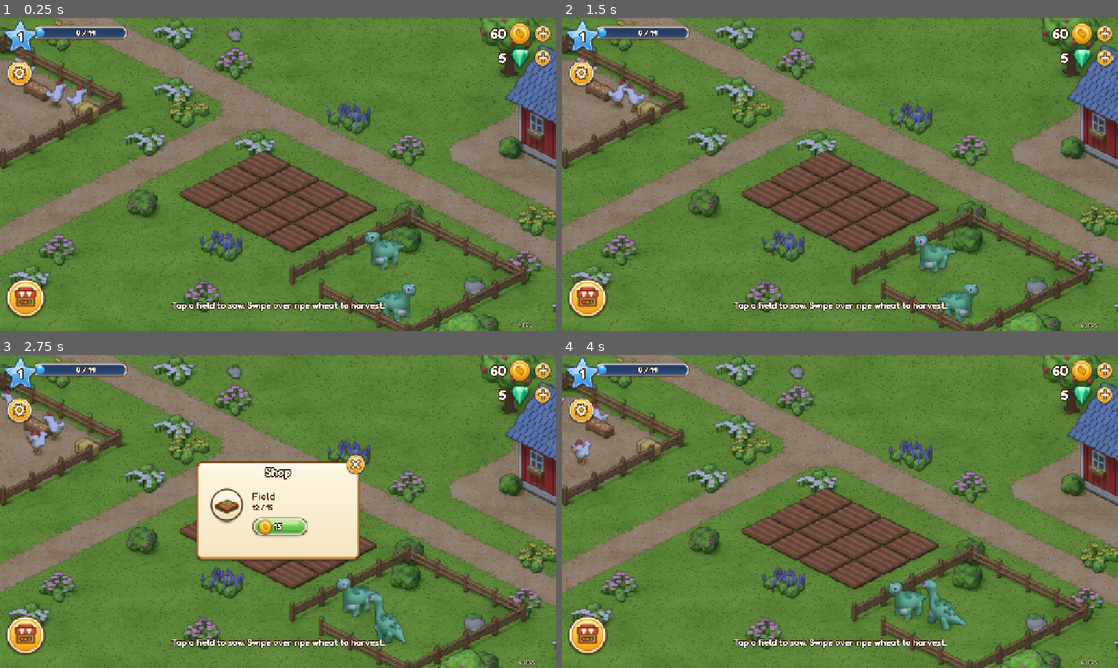
Above: before the commit, frames 1-4 (two rows, left to right).
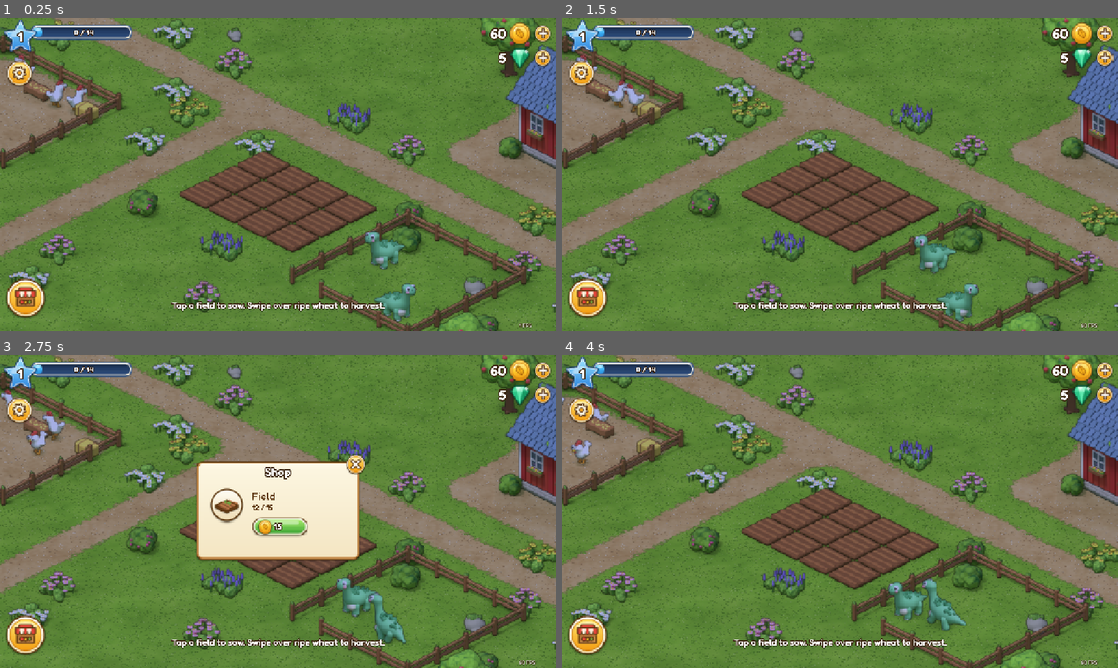
Above: after the commit, the same moments.

Repository: fuchsroman90-collab/mossglen
Game: Godot game, scene res://scenes/main.tscn
The game is run twice, just before and just after one commit, with the same random seed, the same clock (stepped at 60 frames per second) and the same inputs.
Inputs (mouse positions are in pixels of both pictures, inside the frame that each line leads up to):
- Up to frame 1 (0.25 s): no input
- Up to frame 2 (1.5 s): click (1106, 33) at 0.52 s; click (1106, 58) at 1.27 s
- Up to frame 3 (2.75 s): click (27, 636) at 2.02 s
- Up to frame 4 (4 s): click (917, 464) at 2.77 s; click (1106, 370) at 3.52 s

The runs differ from the first frame. In frame 1, 0.5% of the frame differs, in the area x 5-24%, y 2-8%; in frame 2, 0.5%; in frame 3, 0.5%; in frame 4, 0.5%.

Commit message:
HUD: XP bar frame as one fixed piece, star tip reaches into the bar (Roman's reference)
Co-Authored-By: Claude Opus 5.5 <noreply@anthropic.com>
Claude-Session: https://claude.ai/code/session_01Jw21y5TMccxLT7rHXz4Yh3

Diff:
--- a/game/scripts/hud.gd
+++ b/game/scripts/hud.gd
@@ -37,8 +37,12 @@
 var _info_t := 0.0
 var _toasts: Control
 
-const XP_X := 150.0
-const XP_W := 440.0
+## Level star at STAR_POS; its right tip (in star.png pixels) defines where the XP bar starts.
+const STAR_POS := Vector2(14, 4)
+const STAR_TIP := Vector2(148.5, 62.0)
+const XP_W := 470.0
+const XP_H := 72.0
+const XP_TUCK := 24.0  ## how far the star tip reaches into the bar
 
 
 func _ready() -> void:
@@ -49,25 +53,28 @@
 	get_viewport().size_changed.connect(_fit)
 	_fit()
 
-	# XP bar with the level star overlapping its left end
-	var back := _patch("bar_back.png", 32, 30)
-	back.position = Vector2(XP_X, 34)
-	back.size = Vector2(XP_W, 68)
-	_root.add_child(back)
+	# XP bar and level star as one unit: the star's right tip reaches into the bar's left end
+	var tip := STAR_POS + STAR_TIP
+	var xp := Control.new()
+	xp.mouse_filter = Control.MOUSE_FILTER_IGNORE
+	xp.position = Vector2(tip.x - XP_TUCK, tip.y - XP_H / 2).round()
+	_root.add_child(xp)
+	var frame := _tex("xp_frame.png")
+	xp.add_child(frame)
 	_xp_fill = _patch("bar_fill.png", 20, 18)
-	_xp_fill.position = Vector2(XP_X + 13, 47)
-	_xp_fill.size = Vector2(40, 42)
-	_root.add_child(_xp_fill)
+	_xp_fill.position = Vector2(13, 14)
+	_xp_fill.size = Vector2(44, 44)
+	xp.add_child(_xp_fill)
 	_xp_label = _label("", 36)
-	_xp_label.position = Vector2(XP_X + 60, 32)
-	_xp_label.size = Vector2(XP_W - 70, 70)
+	_xp_label.position = Vector2(XP_TUCK + 10, 0)
+	_xp_label.size = Vector2(XP_W - XP_TUCK - 20, XP_H)
 	_xp_label.horizontal_alignment = HORIZONTAL_ALIGNMENT_CENTER
-	_root.add_child(_xp_label)
+	xp.add_child(_xp_label)
 	var star := _tex("star.png")
-	star.position = Vector2(14, 4)
+	star.position = STAR_POS
 	_root.add_child(star)
 	_level_label = _label(str(Game.level), 62)
-	_level_label.position = Vector2(14, 34)
+	_level_label.position = STAR_POS + Vector2(0, 30)
 	_level_label.size = Vector2(160, 100)
 	_level_label.horizontal_alignment = HORIZONTAL_ALIGNMENT_CENTER
 	_root.add_child(_level_label)
@@ -154,7 +161,8 @@
 
 
 func _on_xp(xp: int, needed: int, level: int) -> void:
-	var w := maxf(40.0, (XP_W - 26.0) * float(xp) / float(needed))
+	# fill starts hidden under the star tip so even 0 XP shows a small blue cap
+	var w := XP_TUCK + 20.0 + (XP_W - 26.0 - XP_TUCK - 20.0) * float(xp) / float(needed)
 	create_tween().tween_property(_xp_fill, "size:x", w, 0.35).set_trans(Tween.TRANS_CUBIC).set_ease(Tween.EASE_OUT)
 	_xp_label.text = "%d / %d" % [xp, needed]
 	if _level_label.text != str(level):
Binary file added: game/art/generated/ui/xp_frame.png
Not shown, added: game/art/generated/ui/xp_frame.png.import
Not shown, changed: brain/taste/LIKES.md
